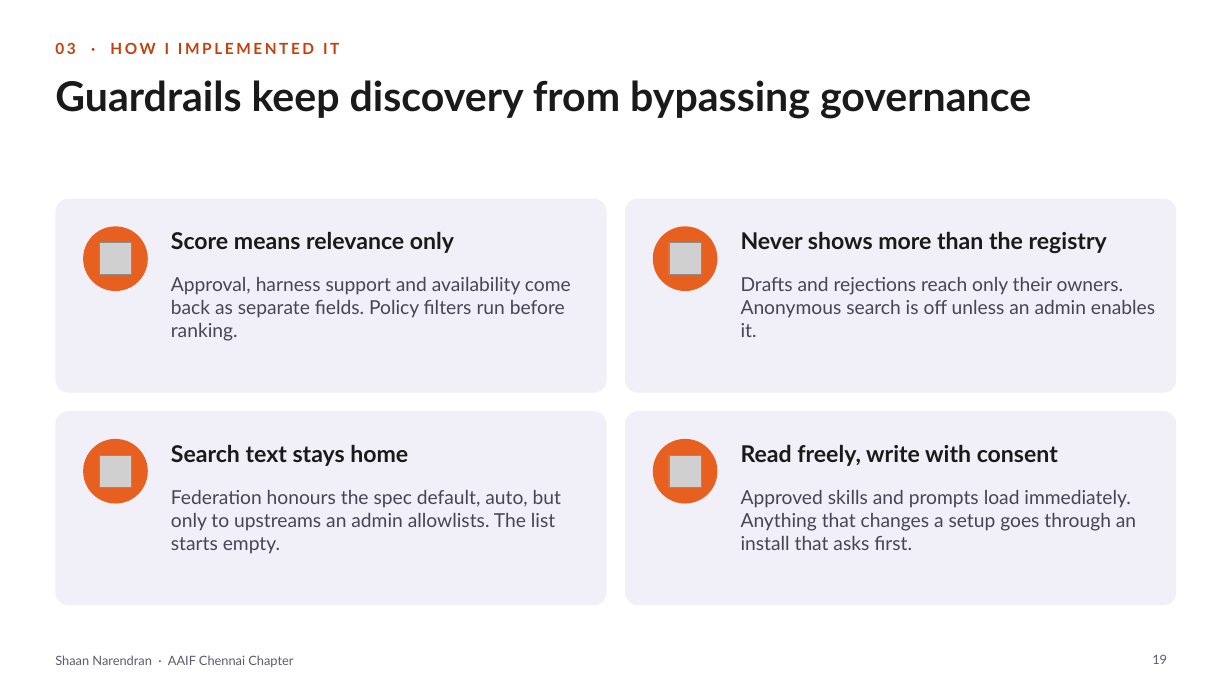
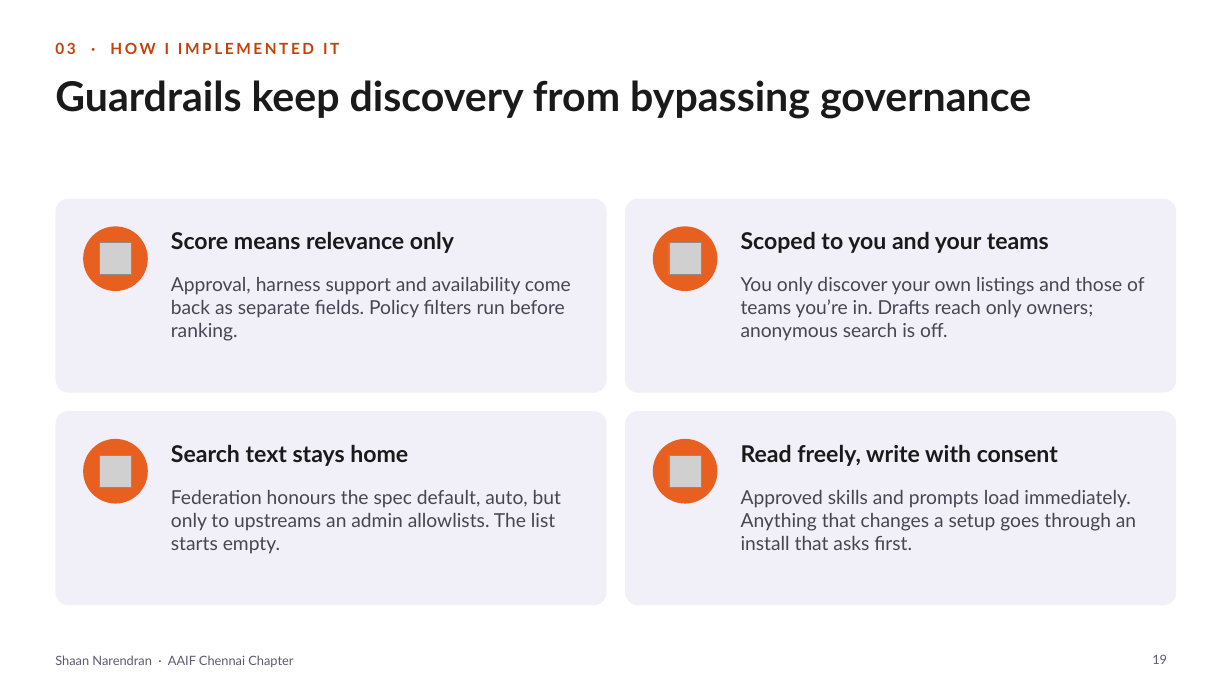
Before and after one commit to ShaanNarendran/Observal, a slide deck: slide 19 of talks/ard/ARD-AAIF-Chennai.pptx. Drawn at 1232x693 pixels with LibreOffice and Linux fonts; fonts in the diff are those of the drawing; grey boxes stand for pictures. Boxes give left, top, right and bottom in pixels: in the first picture for what was removed or moved away, otherwise in the second. Text is boxed around its words. In the diff, an @@ line names an element or a change of style, - is before the commit and + after.

```diff
--- a/talks/ard/ARD-AAIF-Chennai.pptx
+++ b/talks/ard/ARD-AAIF-Chennai.pptx
@@ text at [741, 232, 1049, 253]: text changed @@
-Never shows more than the registry
+Scoped to you and your teams
@@ text at [741, 277, 1144, 341]: text changed @@
-Drafts and rejections reach only their owners. Anonymous search is off unless an admin enables it.
+You only discover your own listings and those of teams you’re in. Drafts reach only owners; anonymous search is off.
```
Also in this commit, not shown: 1 other slide changed, 1 other file.
